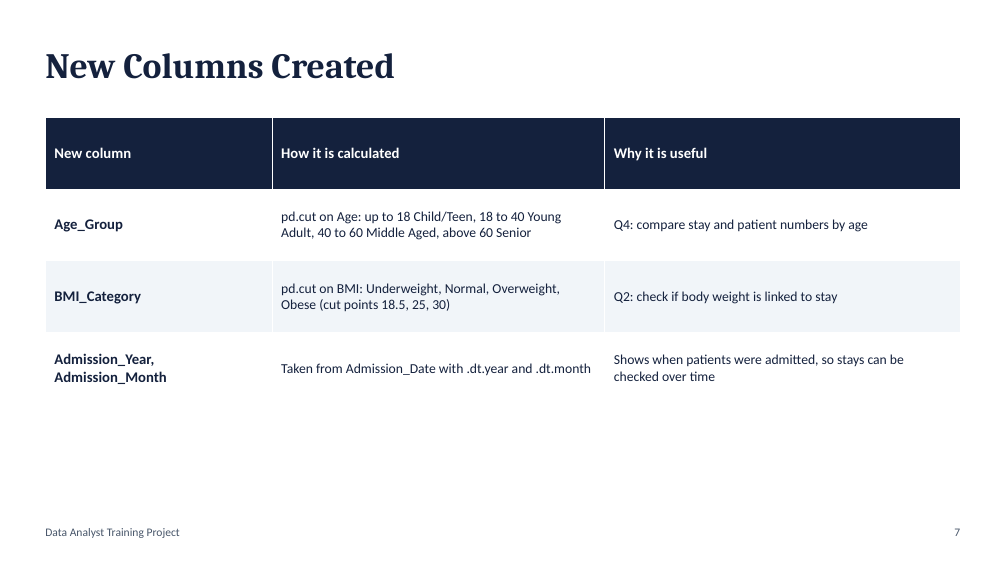
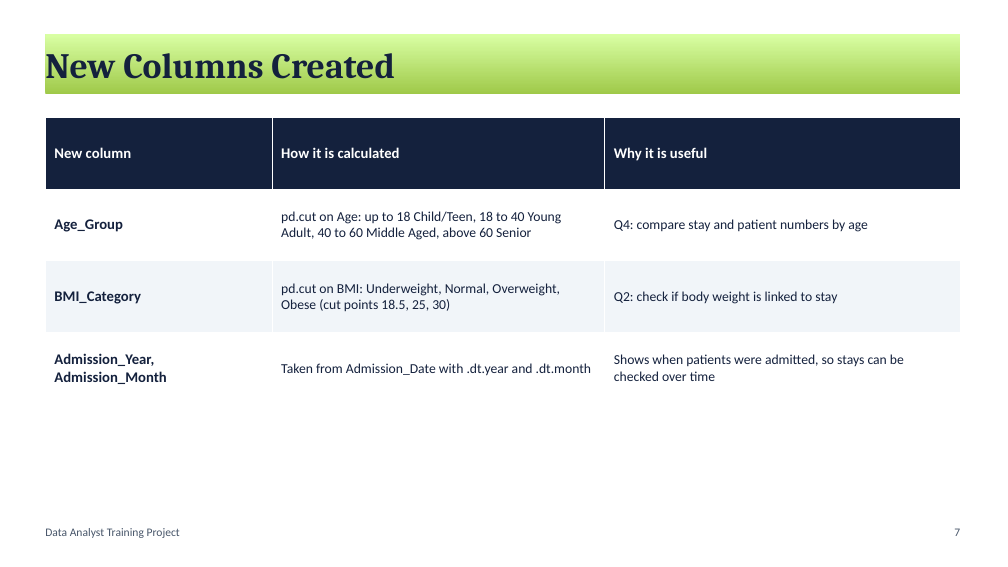
Before and after one commit to sakshiship-it/DATA-ANALYTICS-PROJECT, a slide deck: slide 7 of documents/Healthcare_Project_Presentation.pptx. Drawn at 1008x567 pixels with LibreOffice and Linux fonts; fonts in the diff are those of the drawing. Boxes give left, top, right and bottom in pixels: in the first picture for what was removed or moved away, otherwise in the second. Text is boxed around its words. In the diff, an @@ line names an element or a change of style, - is before the commit and + after.

```diff
--- a/documents/Healthcare_Project_Presentation.pptx
+++ b/documents/Healthcare_Project_Presentation.pptx
@@ rectangle "New Columns Created": place and size @@
-rectangle "New Columns Created" at bbox=[45, 53, 394, 79]
+rectangle "New Columns Created" at bbox=[45, 34, 960, 95]
@@ rectangle "New Columns Created" at bbox=[45, 34, 960, 95]: fill none to gradient #A0CA4A to #DAFFA5 @@
```
Also in this commit, not shown: 14 other slides changed, 1 other file.
